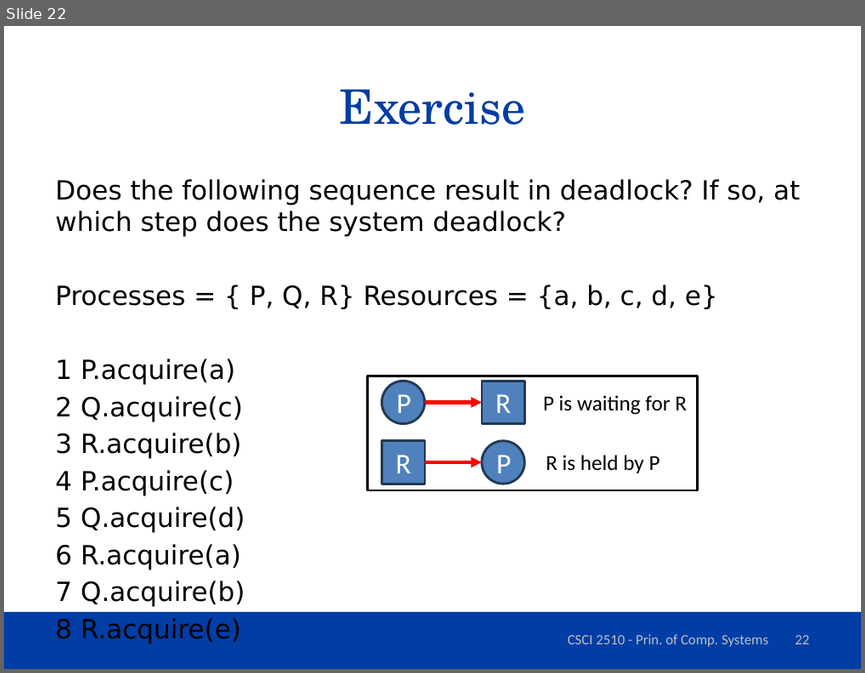
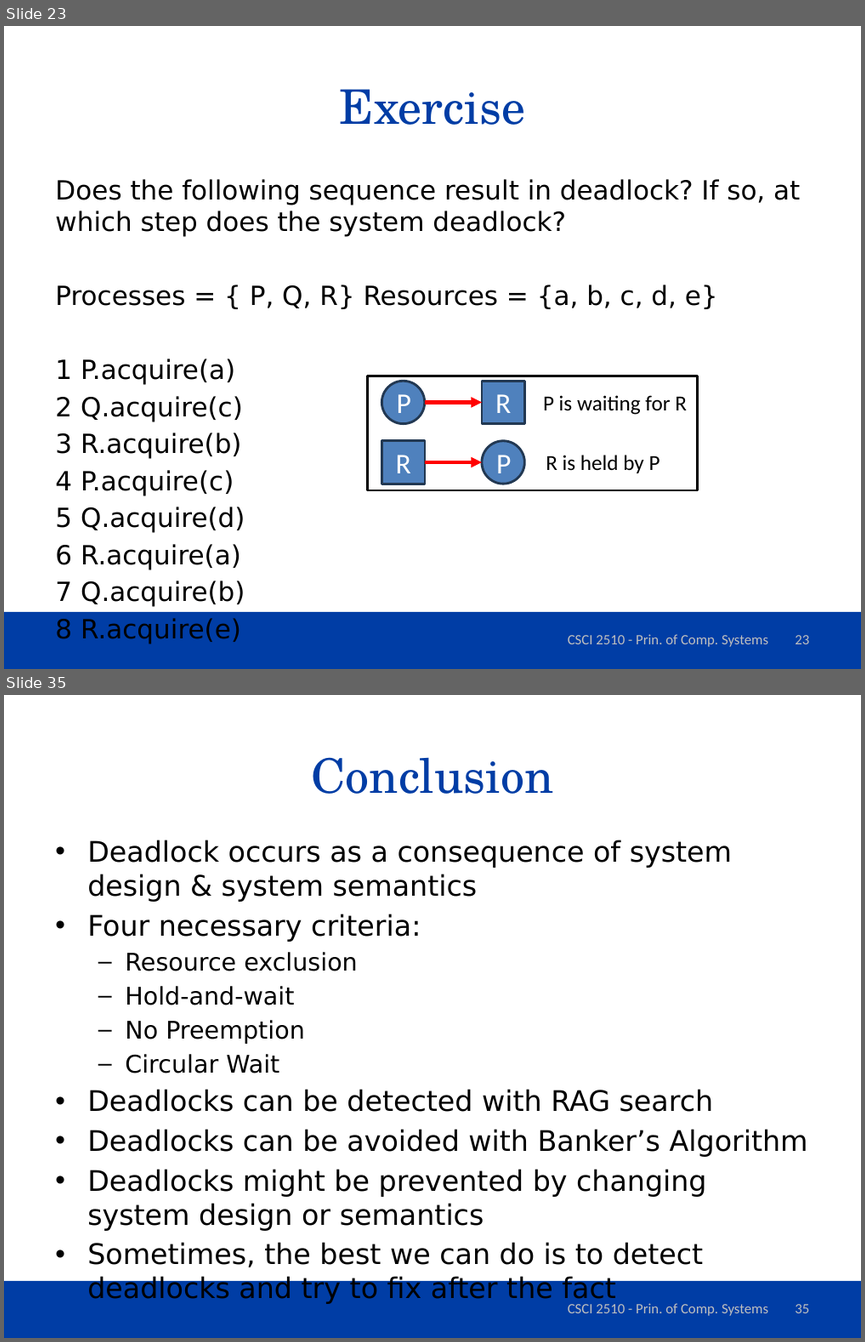
Before and after one commit to dferry/dferry.github.io, a slide deck: csci2510/slides/Deadlock.pptx. Shown one above the other, each under a label of ours: slide 22 before the commit, slides 23 and 35 after it; the slides between them are not shown. The pictures are 865x673 and 865x1342 pixels, drawn with LibreOffice and Linux fonts; fonts in the diff are those of the drawing; background and template pictures are left out. Boxes give left, top, right and bottom in pixels: in the first picture for what was removed or moved away, otherwise in the second. Text is boxed around its words. In the diff, an @@ line names an element or a change of style, - is before the commit and + after.

Commit message:
deadlock avoidance and prevention slides added

```diff
--- a/csci2510/slides/Deadlock.pptx
+++ b/csci2510/slides/Deadlock.pptx
@@ slide 35 added at (x1=4, y1=695, x2=861, y2=1338), background #FFFFFF; not listed: 1 template element that a slide beside it also shows @@
@@ title added at (x1=312, y1=757, x2=554, y2=794), 40 pt, text #003DA5 @@
+Conclusion
@@ text added at (x1=87, y1=839, x2=808, y2=1304), 23.8 pt, text #000000 @@
+• Deadlock occurs as a consequence of system design & system semantics
+• Four necessary criteria:
+  – Resource exclusion
+  – Hold-and-wait
+  – No Preemption
+  – Circular Wait
+• Deadlocks can be detected with RAG search
+• Deadlocks can be avoided with Banker’s Algorithm
+• Deadlocks might be prevented by changing system design or semantics
+• Sometimes, the best we can do is to detect deadlocks and try to fix after the fact
@@ text added at (x1=568, y1=1303, x2=768, y2=1315), 12 pt, text #BFBFBF @@
+CSCI 2510 - Prin. of Comp. Systems
@@ page number added at (x1=794, y1=1304, x2=809, y2=1313), 12 pt, text #BFBFBF @@
+35
@@ what was slide 22 is now slide 23 @@
@@ page number at (x1=794, y1=635, x2=809, y2=644): text changed @@
-22
+23
```
Also in this commit, not shown: 1 slide changed, 12 other slides added, 1 other file.
